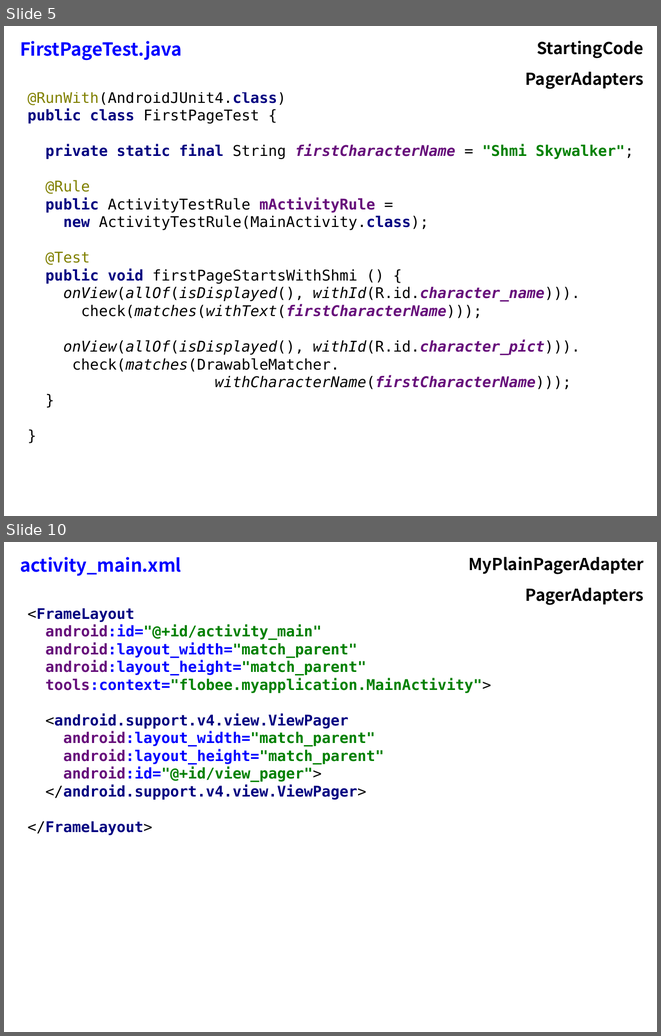
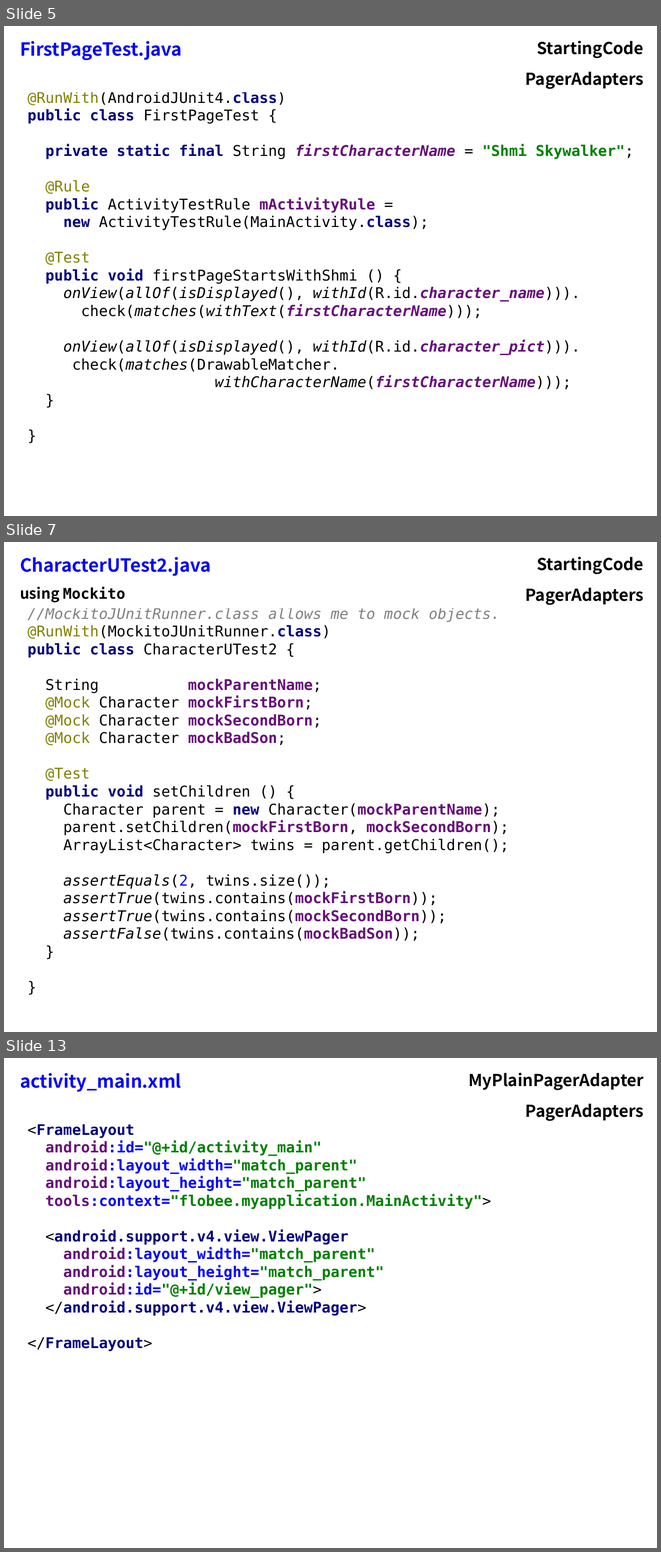
Before and after one commit to flocela/PagerAdaptersHandouts, a slide deck: PagerAdapterPresentation.odp. Shown one above the other, each under a label of ours: slides 5 and 10 before the commit, slides 5, 7 and 13 after it; the slides between them are not shown. The pictures are 661x1036 and 661x1552 pixels, drawn with LibreOffice and Linux fonts; fonts in the diff are those of the drawing. Boxes give left, top, right and bottom in pixels: in the first picture for what was removed or moved away, otherwise in the second. Text is boxed around its words. In the diff, an @@ line names an element or a change of style, - is before the commit and + after.

```diff
--- a/PagerAdapterPresentation.odp
+++ b/PagerAdapterPresentation.odp
@@ slide 7 added at (x1=4, y1=542, x2=657, y2=1032), background #FFFFFF @@
@@ table added at (x1=14, y1=548, x2=650, y2=607), 2 rows, 2 columns @@
+CharacterUTest2.java | StartingCode
+using Mockito | PagerAdapters
@@ text added at (x1=27, y1=587, x2=135, y2=592), 18 pt, text #000000 @@
+Starting Position - CharacterUTest
@@ text added at (x1=27, y1=608, x2=509, y2=941), 18 pt, text #000000 @@
+//MockitoJUnitRunner.class allows me to mock objects.
+@RunWith(MockitoJUnitRunner.class)
+public class CharacterUTest2 {
+String mockParentName;
+@Mock Character mockFirstBorn;
+@Mock Character mockSecondBorn;
+@Mock Character mockBadSon;
+@Test
+public void setChildren () {
+Character parent = new Character(mockParentName);
+parent.setChildren(mockFirstBorn, mockSecondBorn);
+ArrayList<Character> twins = parent.getChildren();
+assertEquals(2, twins.size());
+assertTrue(twins.contains(mockFirstBorn));
+assertTrue(twins.contains(mockSecondBorn));
+assertFalse(twins.contains(mockBadSon));
+}
+}
@@ what was slide 10 is now slide 13 @@
```
Also in this commit, not shown: 8 slides changed, 6 other slides added, 2 slides removed, 1 other file.
